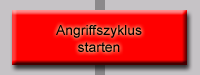
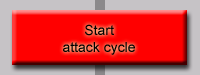
The second 200×75 image is a revision of the first. Changes to its layers:
renamed "Angriffszyklus starten" to "Start attack cycle", painted on it over [56, 24, 142, 55]
